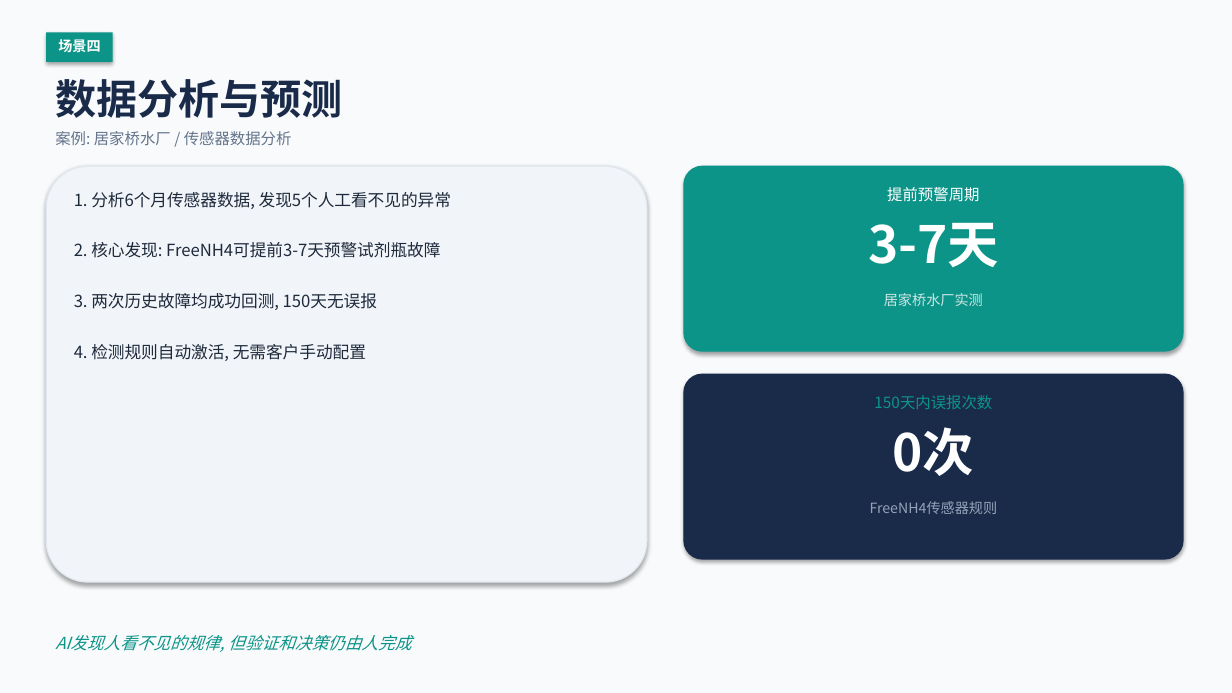
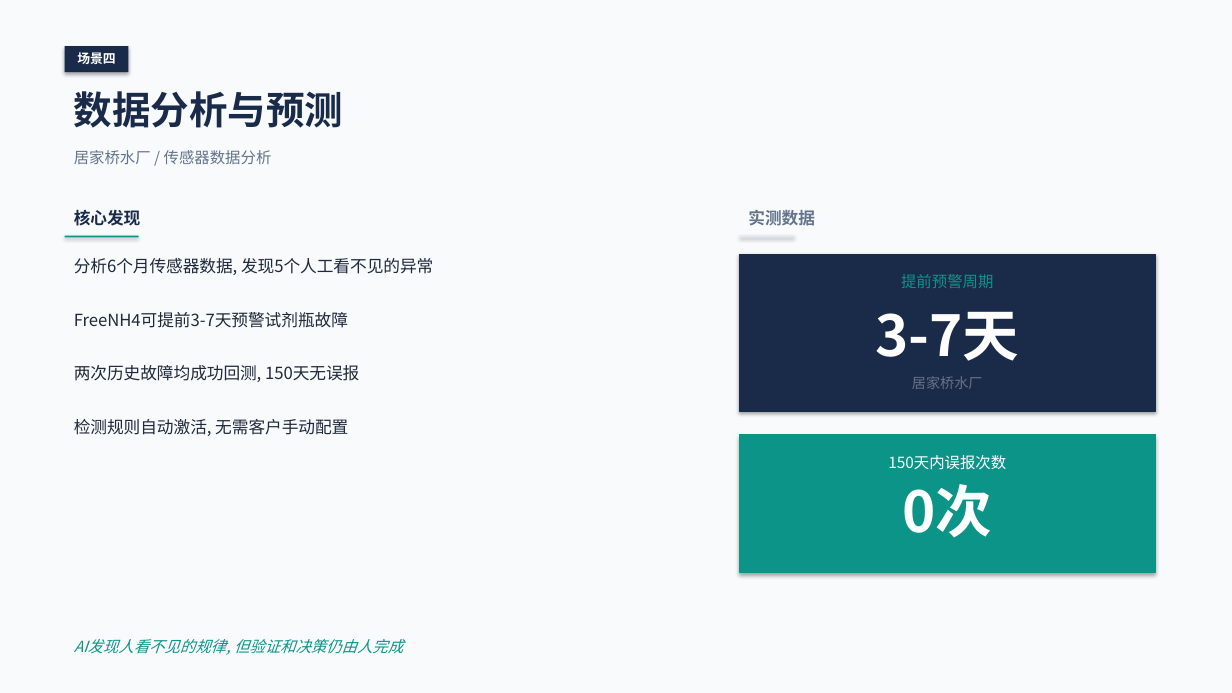
Before and after one commit to hozen/jingfan-ims-intelligence, a slide deck: slide 6 of wiki/projects/work-06-ai-sharing/Taylor_AI分享_启动会.pptx. Drawn at 1232x693 pixels with LibreOffice and Linux fonts; fonts in the diff are those of the drawing. Boxes give left, top, right and bottom in pixels: in the first picture for what was removed or moved away, otherwise in the second. Text is boxed around its words. In the diff, an @@ line names an element or a change of style, - is before the commit and + after.

Commit message:
work-06 v2: redesign with senior layout (more whitespace, fewer color blocks)

```diff
--- a/wiki/projects/work-06-ai-sharing/Taylor_AI分享_启动会.pptx
+++ b/wiki/projects/work-06-ai-sharing/Taylor_AI分享_启动会.pptx
@@ text "场景四": place and size @@
-text "场景四" at [58,37,100,55]
+text "场景四" at [77,52,115,64]
@@ text "场景四" at [77,52,115,64]: size 11 to 10 pt @@
@@ rectangle: place and size @@
-rectangle at [46,32,113,62]
+rectangle at [65,46,128,72]
@@ rectangle at [65,46,128,72]: fill #0D9488 to #1A2B4A @@
@@ text "数据分析与预测": place and size @@
-text "数据分析与预测" at [55,79,343,118]
+text "数据分析与预测" at [74,91,343,128]
@@ text "数据分析与预测" at [74,91,343,128]: size 32 to 30 pt @@
@@ rounded rectangle removed at [46,166,647,582] @@
@@ text at [74,150,272,164]: text changed @@
-案例: 居家桥水厂 / 传感器数据分析
+居家桥水厂 / 传感器数据分析
@@ rounded rectangle removed at [684,166,1183,351] @@
@@ text at [74,209,141,226]: text changed; text colour #1E293B to #1A2B4A; bold on @@
-1. 分析6个月传感器数据, 发现5个人工看不见的异常
+核心发现
@@ rectangle added at [65,236,139,238], fill #0D9488 @@
@@ rectangle added at [739,236,795,238], fill #E2E8F0 @@
@@ text added at [748,210,815,226], 13 pt, text #64748B, bold @@
+实测数据
@@ text at [74,258,433,275]: text changed @@
-2. 核心发现: FreeNH4可提前3-7天预警试剂瓶故障
+分析6个月传感器数据, 发现5个人工看不见的异常
@@ text "提前预警周期": place and size @@
-text "提前预警周期" at [887,187,979,202]
+text "提前预警周期" at [901,274,993,288]
@@ text "提前预警周期" at [901,274,993,288]: text colour #FFFFFF to #0D9488 @@
@@ rectangle added at [739,254,1155,411], fill #1A2B4A, outline #1A2B4A 0.75 pt @@
@@ text "3-7天" at [875,311,1019,361]: size 40 to 44 pt @@
@@ text "3-7天": place and size @@
-text "3-7天" at [868,222,999,267]
+text "3-7天" at [875,311,1019,361]
@@ text added at [74,312,348,328], 13 pt, text #1E293B @@
+FreeNH4可提前3-7天预警试剂瓶故障
@@ text at [74,365,359,382]: text changed @@
-3. 两次历史故障均成功回测, 150天无误报
+两次历史故障均成功回测, 150天无误报
@@ rounded rectangle removed at [684,374,1183,559] @@
@@ text at [912,376,983,389]: text changed; text colour #CCE8E5 to #64748B @@
-居家桥水厂实测
+居家桥水厂
@@ text at [74,419,348,436]: text changed @@
-4. 检测规则自动激活, 无需客户手动配置
+检测规则自动激活, 无需客户手动配置
@@ text "150天内误报次数": place and size @@
-text "150天内误报次数" at [874,395,992,409]
+text "150天内误报次数" at [888,455,1006,470]
@@ text "150天内误报次数" at [888,455,1006,470]: text colour #0D9488 to #FFFFFF @@
@@ rectangle added at [739,434,1155,573], fill #0D9488, outline #0D9488 0.75 pt @@
@@ text "0次": place and size @@
-text "0次" at [893,427,975,476]
+text "0次" at [902,484,992,538]
@@ text "0次" at [902,484,992,538]: size 40 to 44 pt @@
@@ text removed at [870,501,998,514] @@
-FreeNH4传感器规则
@@ text "AI发现人看不见的规律, 但验证和决策仍由人完成": place and size @@
-text "AI发现人看不见的规律, 但验证和决策仍由人完成" at [55,635,411,652]
+text "AI发现人看不见的规律, 但验证和决策仍由人完成" at [74,639,403,655]
@@ text "AI发现人看不见的规律, 但验证和决策仍由人完成" at [74,639,403,655]: size 13 to 12 pt @@
```
Also in this commit, not shown: 10 other slides changed.
